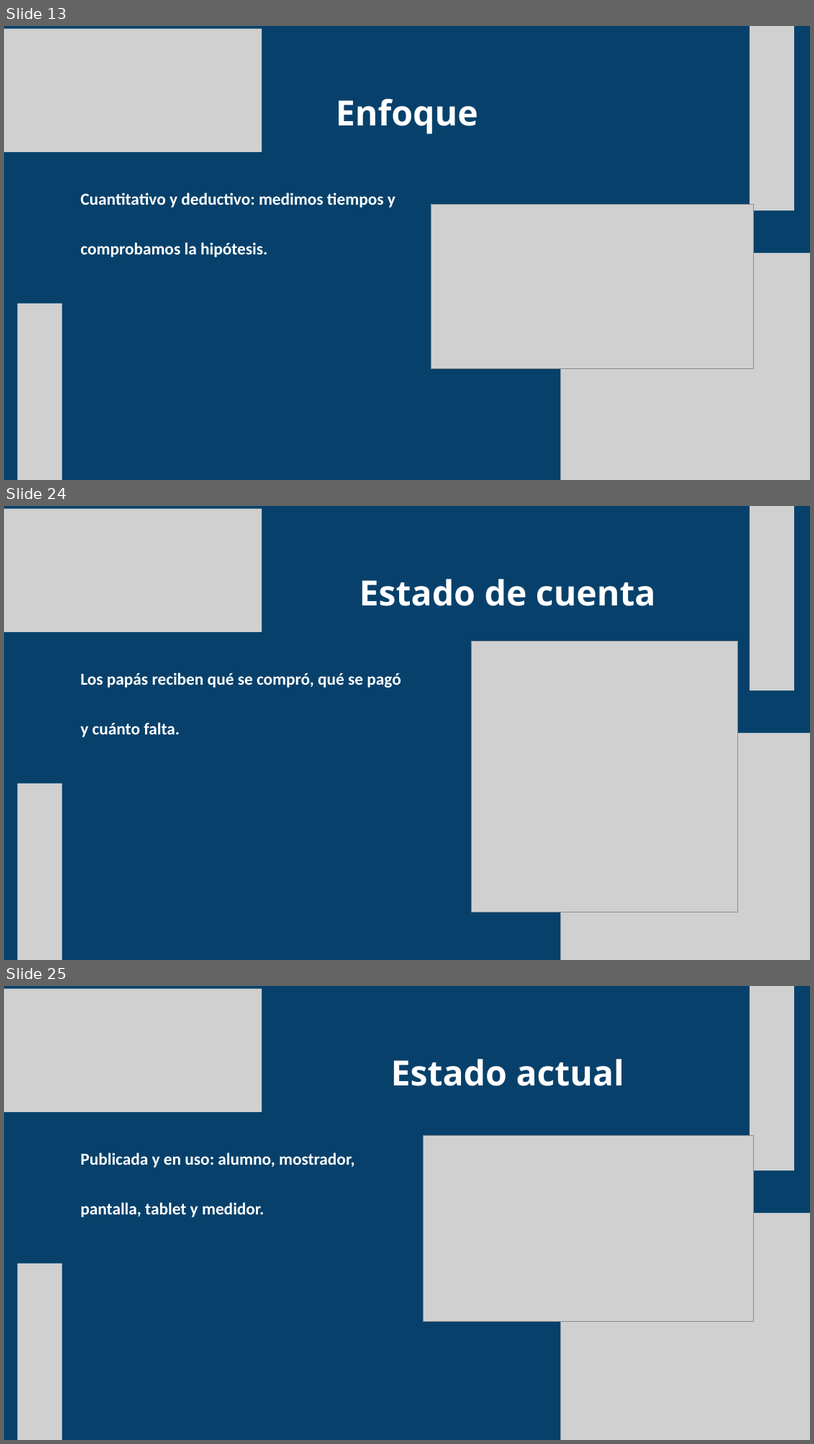
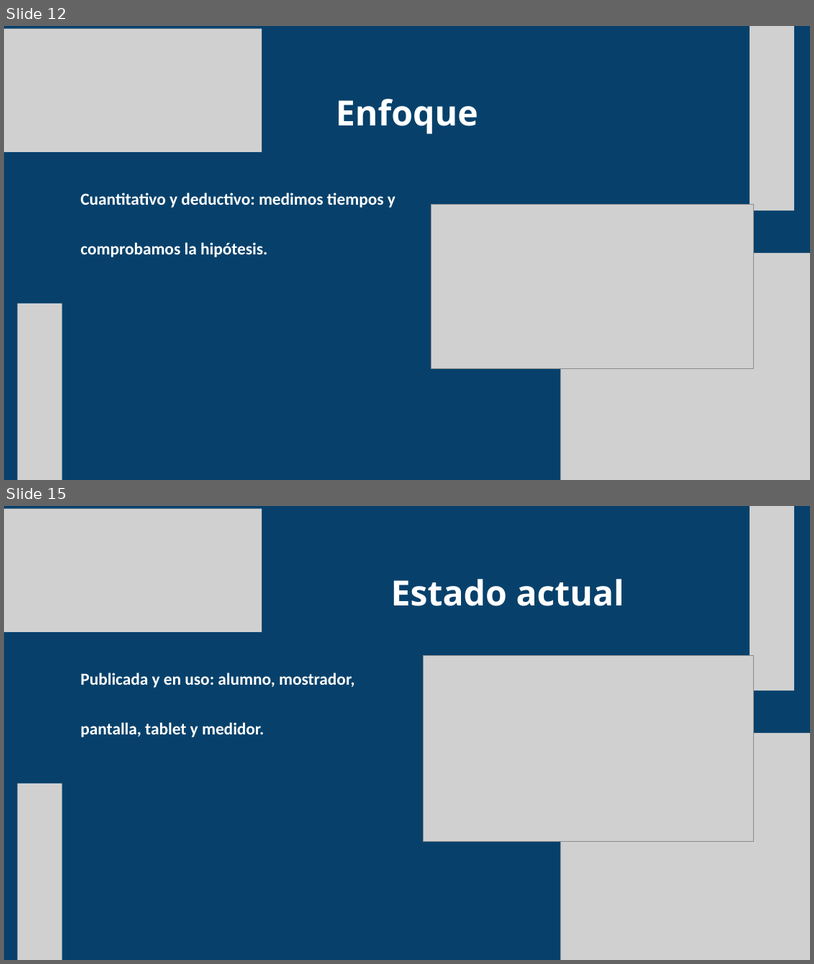
Before and after one commit to ejercitopalomazi9111-arch/mazi-central, a slide deck: fadori/presentacion/Fadori-STEAM.pptx. Shown one above the other, each under a label of ours: slides 13, 24 and 25 before the commit, slides 12 and 15 after it; the slides between them are not shown. The pictures are 814x1444 and 814x964 pixels, drawn with LibreOffice and Linux fonts; fonts in the diff are those of the drawing; grey boxes stand for pictures. Boxes give left, top, right and bottom in pixels: in the first picture for what was removed or moved away, otherwise in the second. Text is boxed around its words. In the diff, an @@ line names an element or a change of style, - is before the commit and + after.

```diff
--- a/fadori/presentacion/Fadori-STEAM.pptx
+++ b/fadori/presentacion/Fadori-STEAM.pptx
@@ slide 24 removed at [4, 506, 810, 960], background #07416B @@
@@ picture removed at [4, 509, 262, 632] @@
@@ picture removed at [750, 506, 795, 690] @@
@@ text removed at [360, 579, 656, 606] @@
-Estado de cuenta
@@ picture removed at [472, 641, 738, 911] @@
@@ text removed at [80, 672, 401, 737] @@
-Los papás reciben qué se compró, qué se pagó y cuánto falta.
@@ picture removed at [561, 733, 810, 959] @@
@@ picture removed at [17, 783, 62, 960] @@
@@ what was slide 13 is now slide 12 @@
@@ what was slide 25 is now slide 15 @@
```
Also in this commit, not shown: 2 slides added, 11 other slides removed, 2 other files.
